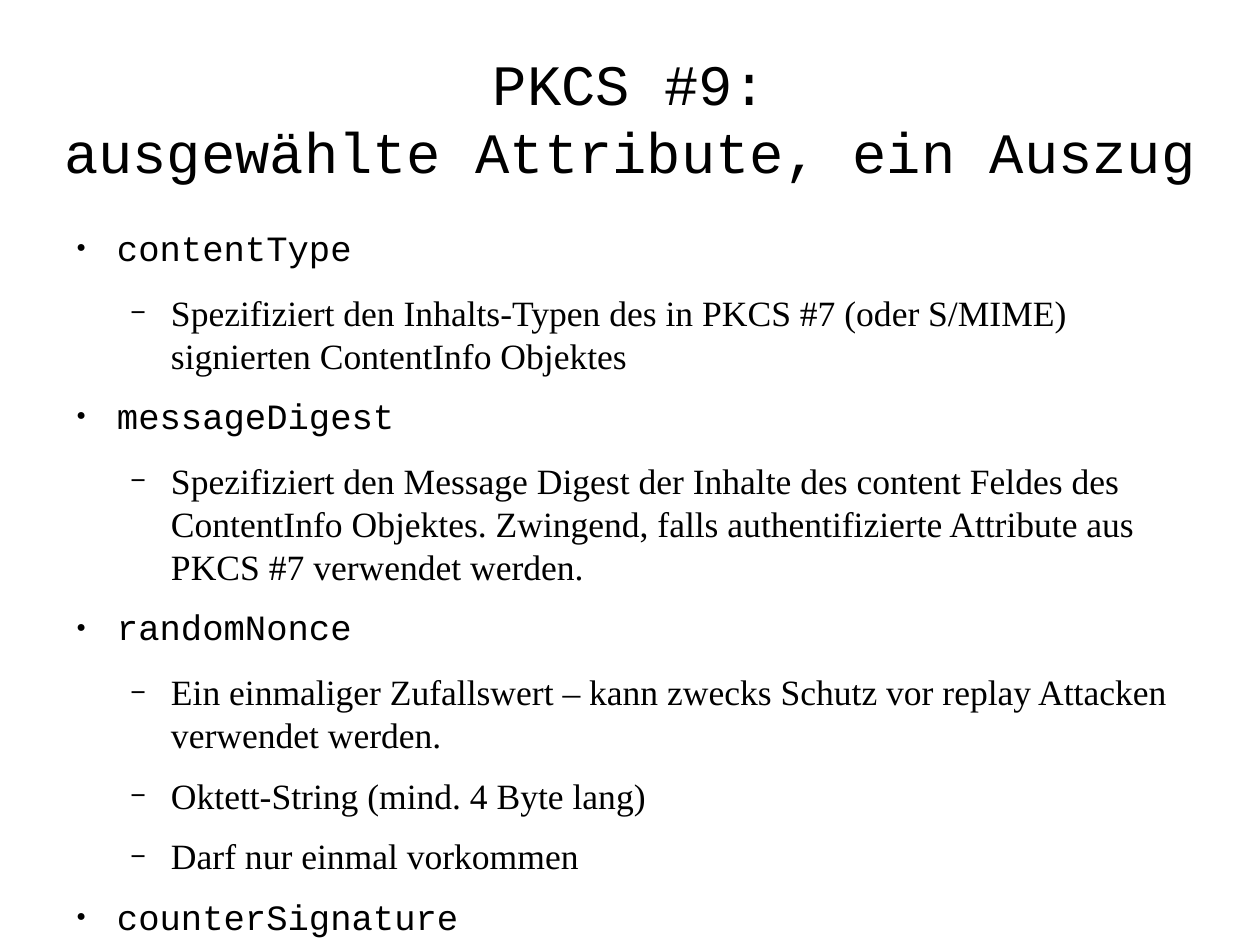
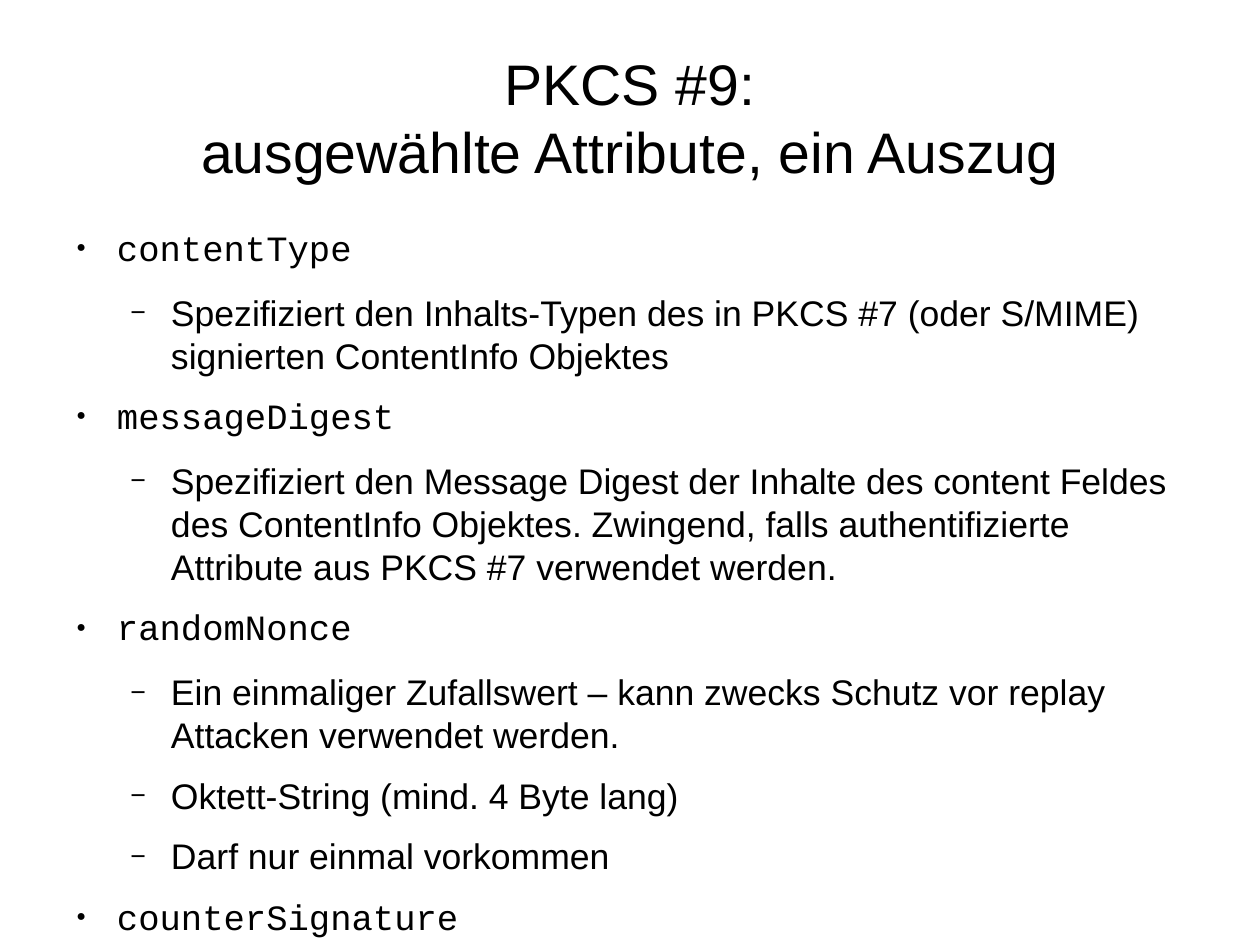
Before and after one commit to FFHS-Inf-2010-students/sa-krypt, a slide deck: slide 31 of pres/praesentation.odp (slide 32 before the commit). Drawn at 1260x945 pixels with LibreOffice and Linux fonts; fonts in the diff are those of the drawing. Boxes give left, top, right and bottom in pixels: in the first picture for what was removed or moved away, otherwise in the second. Text is boxed around its words. In the diff, an @@ line names an element or a change of style, - is before the commit and + after.

Commit message:
Fonts fixen in Präsentation; PDF erstellen

```diff
--- a/pres/praesentation.odp
+++ b/pres/praesentation.odp
@@ title "PKCS #9: ausgewählte Attribute, ein ..." at [201, 65, 1059, 184]: font Courier New to Arial @@
@@ text at [171, 300, 1167, 870]: font Times New Roman to Arial in "Spezifiziert den Inhalts-Typen des in PKCS #7 ...", "Spezifiziert den Message Digest der Inhalte des ...", "Ein einmaliger Zufallswert – kann zwecks Schutz ...", "Oktett-String (mind. 4 Byte lang)" and 2 more places @@
```
Also in this commit, not shown: 30 other slides changed, 1 slide removed, 1 other file.
